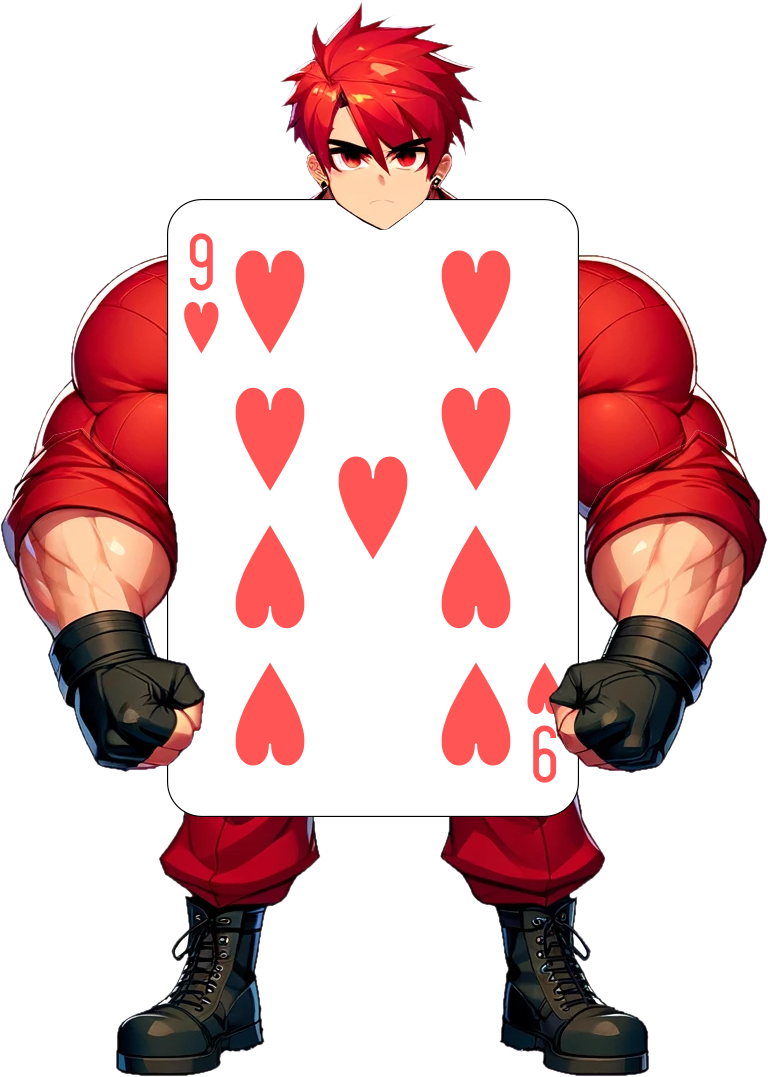
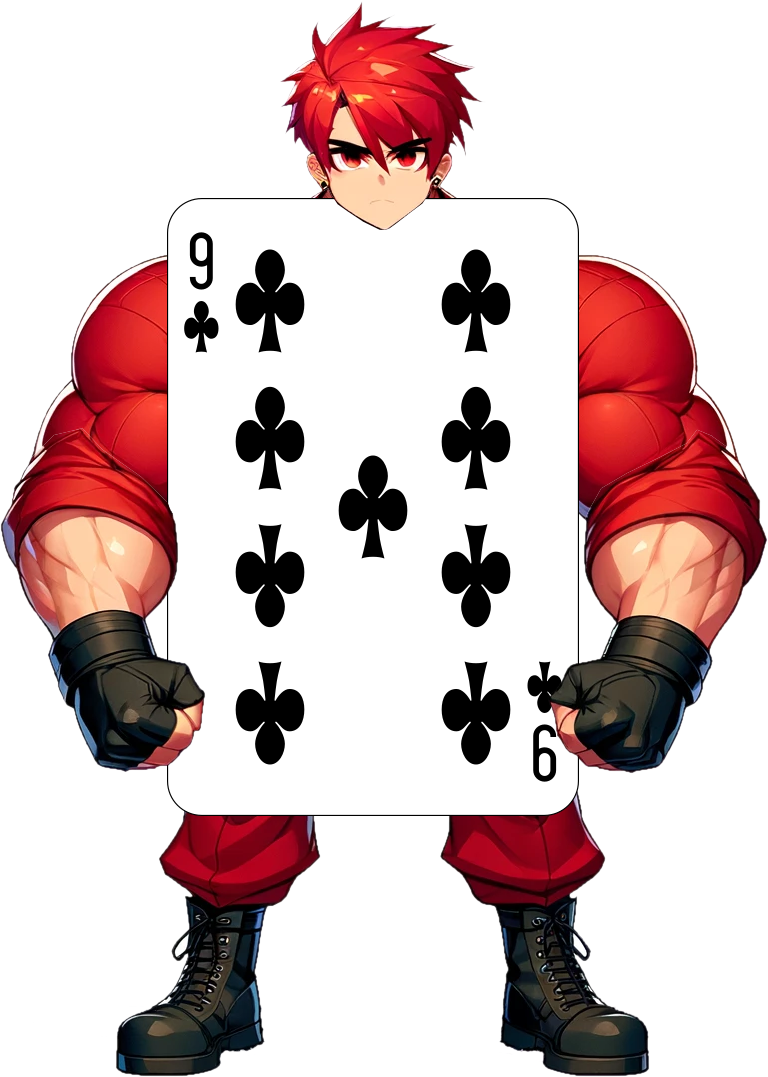
Two versions of the same layered image (768px x 1077px). Layer-by-layer changes:
added layer "English_pattern_9_of_clubs.svg" above "English_pattern_9_of_hearts.svg" over [167, 198, 579, 816]
hid "English_pattern_9_of_hearts.svg" over [167, 199, 579, 817]
